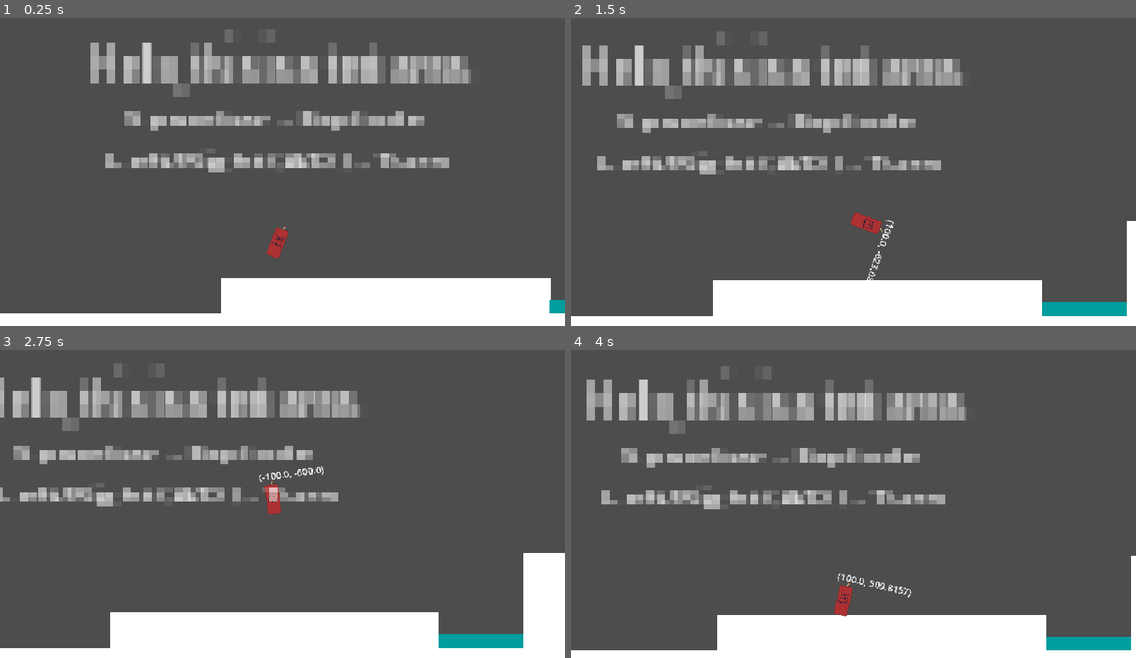
Above: before the commit, frames 1-4 (two rows, left to right).
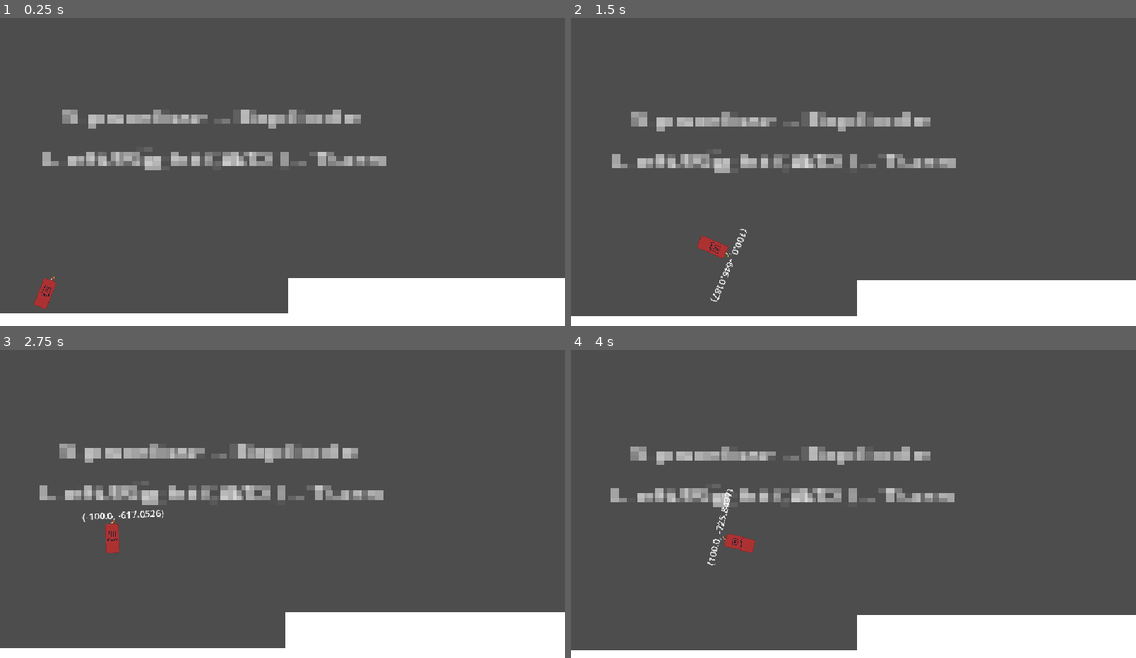
Above: after the commit, the same moments.

Repository: ilgalov/kamekadze
Game: Godot game, scene res://scene/game.tscn
The game is run twice, just before and just after one commit, with the same random seed, the same clock (stepped at 60 frames per second) and the same inputs.
Inputs:
- Up to frame 1 (0.25 s): no input
- Up to frame 2 (1.5 s): tap Enter (ui_accept) at 0.5, 0.6, 0.77, 1.07, 1.35 s; hold Right (ui_right) 0.53-1.28 s; hold Left (ui_left) from 1.28 s (still down)
- Up to frame 3 (2.75 s): tap Enter (ui_accept) at 1.52, 1.82, 2.1 s; release Left (ui_left) at 2.03 s; hold Right (ui_right) from 2.03 s (still down)
- Up to frame 4 (4 s): tap Enter (ui_accept) at 2.85, 3.02, 3.32, 3.6, 3.77 s; release Right (ui_right) at 3.53 s; hold Left (ui_left) from 3.53 s (still down)

The runs differ from the first frame. In frame 1, 12% of the frame differs, in the area x 6-100%, y 3-96%; in frame 2, 15%; in frame 3, 17%, in the area x 0-100%, y 4-97%; in frame 4, 15%.

Commit message:
Start game
Started making the beginning of the game

Diff:
--- a/player/player_tnt.tscn
+++ b/player/player_tnt.tscn
@@ -51,6 +51,10 @@
 radius = 10.999581
 height = 50.0
 
+[sub_resource type="CapsuleShape2D" id="CapsuleShape2D_6v4js"]
+radius = 14.0
+height = 56.0
+
 [sub_resource type="CapsuleShape2D" id="CapsuleShape2D_cmeql"]
 radius = 11.0
 height = 50.0
@@ -80,6 +84,12 @@
 position = Vector2(0, 3)
 scale = Vector2(1.05, 1)
 shape = SubResource("CapsuleShape2D_8q1fo")
+
+[node name="Save" type="Area2D" parent="." unique_id=1861574165]
+
+[node name="CollisionShape2D" type="CollisionShape2D" parent="Save" unique_id=523712591]
+position = Vector2(0, 3)
+shape = SubResource("CapsuleShape2D_6v4js")
 
 [node name="colider" type="Area2D" parent="." unique_id=1795649480]
 collision_mask = 4
@@ -112,18 +122,21 @@
 
 [node name="Boom" type="AudioStreamPlayer2D" parent="." unique_id=1667062682]
 stream = ExtResource("4_ghfsp")
-volume_db = -5.0
+volume_db = -7.0
 
 [node name="reloud" type="AudioStreamPlayer2D" parent="." unique_id=1625328889]
 stream = ExtResource("5_cmeql")
 volume_db = 2.0
 
 [node name="Label" type="Label" parent="." unique_id=1330072436]
-offset_left = -19.0
+offset_left = -49.0
 offset_top = -48.0
-offset_right = 21.0
+offset_right = -9.0
 offset_bottom = -25.0
+horizontal_alignment = 1
+vertical_alignment = 1
 
+[connection signal="area_entered" from="Save" to="." method="_on_save_area_entered"]
 [connection signal="area_entered" from="colider" to="." method="_on_colider_area_entered"]
 [connection signal="body_entered" from="jump" to="." method="_on_area_2d_body_entered"]
 [connection signal="body_exited" from="jump" to="." method="_on_jump_body_exited"]
--- a/player/script/player_tnt.gd
+++ b/player/script/player_tnt.gd
@@ -4,14 +4,13 @@
 var jump_count = 0
 var jump = false
 
-func _ready() -> void:
-	global_position = Global.spawn
+
 
 func _integrate_forces(state: PhysicsDirectBodyState2D) -> void:
 	if (Input.is_action_just_pressed("ui_accept") or jump) and jump_count > 0:
 		var xa = sign(global_position.x - $Marker_move.global_position.x)
 		var yu = sign($Marker_move.global_position.y - global_position.y)
-		var no_gravity = linear_velocity.y / 2 if linear_velocity.y > 0 else 0
+		var no_gravity = linear_velocity.y if linear_velocity.y > 0 else 0
 		apply_impulse(Vector2(100 * xa, -600 * yu - no_gravity))
 		$Boom.play()
 		$Camera2D.shake(0.2)
@@ -40,4 +39,8 @@
 	call_deferred("reloud")
 
 func reloud():
-	get_tree().reload_current_scene()
+	global_position = Global.spawn
+
+
+func _on_save_area_entered(area: Area2D) -> void:
+	pass # Replace with function body.
--- a/project.godot
+++ b/project.godot
@@ -15,7 +15,7 @@
 [application]
 
 config/name="kamekadze"
-run/main_scene="uid://b28mymkxpotkt"
+run/main_scene="uid://b0gojnvhbfmci"
 config/features=PackedStringArray("4.6", "GL Compatibility")
 config/icon="res://icon.svg"
 
@@ -59,6 +59,7 @@
 2d_physics/layer_1="tnt"
 2d_physics/layer_2="wall"
 2d_physics/layer_3="water"
+2d_physics/layer_4="savepoint"
 
 [rendering]
 
--- a/scene/game.tscn
+++ b/scene/game.tscn
@@ -1,95 +1,76 @@
-[gd_scene format=3 uid="uid://b28mymkxpotkt"]
+[gd_scene format=3 uid="uid://b0gojnvhbfmci"]
 
 [ext_resource type="PackedScene" uid="uid://b6e3o4ryjkd7l" path="res://static/wall.tscn" id="1_dbls1"]
 [ext_resource type="PackedScene" uid="uid://8tipul0mg5qk" path="res://player/player_tnt.tscn" id="2_33cqm"]
 [ext_resource type="PackedScene" uid="uid://dcr58so575tea" path="res://static/water.tscn" id="3_33cqm"]
 [ext_resource type="PackedScene" uid="uid://6a65es271nxm" path="res://static/save_point.tscn" id="4_xwcet"]
 
-[node name="game" type="Node2D" unique_id=709406384]
+[node name="Game" type="Node2D" unique_id=1619006491]
 
-[node name="StaticBody2D" parent="." unique_id=426777202 instance=ExtResource("1_dbls1")]
-position = Vector2(3, 519)
-scale = Vector2(2.5800004, 0.81999874)
-
-[node name="StaticBody2D2" parent="." unique_id=1736426961 instance=ExtResource("1_dbls1")]
-position = Vector2(1498, -599)
-rotation = 1.5707964
-scale = Vector2(0.4200012, 0.5799997)
-
-[node name="StaticBody2D8" parent="." unique_id=1202315901 instance=ExtResource("1_dbls1")]
-position = Vector2(2390, -597)
-rotation = 1.5707964
-scale = Vector2(0.4200012, 0.5799997)
-
-[node name="StaticBody2D9" parent="." unique_id=1100460950 instance=ExtResource("1_dbls1")]
-position = Vector2(2189, -404)
-rotation = 1.5707964
-scale = Vector2(0.6600003, 14.460002)
-
-[node name="StaticBody2D4" parent="." unique_id=596194777 instance=ExtResource("1_dbls1")]
-position = Vector2(490, 458)
-scale = Vector2(0.29158887, 1.601432)
-
-[node name="StaticBody2D6" parent="." unique_id=1040647461 instance=ExtResource("1_dbls1")]
-position = Vector2(2189, -388)
-rotation = 3.1415927
-scale = Vector2(0.29158887, 0.40143183)
-
-[node name="StaticBody2D7" parent="." unique_id=1046466280 instance=ExtResource("1_dbls1")]
-position = Vector2(2389, -583.00006)
-rotation = 3.1415927
-scale = Vector2(0.47, 0.401)
-
-[node name="StaticBody2D5" parent="." unique_id=1465633851 instance=ExtResource("1_dbls1")]
-position = Vector2(1193, 357)
-rotation = 6.2831855
-scale = Vector2(0.2340901, 4.176939)
-
-[node name="player_tnt" parent="." unique_id=54438833 instance=ExtResource("2_33cqm")]
-position = Vector2(614.0001, 369.00006)
-rotation = 0.37347364
-
-[node name="Label" type="Label" parent="." unique_id=2092429065]
-offset_left = -139.0
-offset_top = 16.0
-offset_right = -9.0
-offset_bottom = 65.70416
-scale = Vector2(11.264239, 18.429537)
-theme_override_font_sizes/font_size = 5
-text = "Hello, this is a test area.
-"
-horizontal_alignment = 1
-
-[node name="Label2" type="Label" parent="." unique_id=1962924415]
-offset_left = 292.0
-offset_top = 160.0
-offset_right = 345.0
-offset_bottom = 209.70416
+[node name="Label2" type="Label" parent="." unique_id=1558818289]
+offset_left = 71.0
+offset_top = 157.00002
+offset_right = 124.0
+offset_bottom = 179.8272
 scale = Vector2(10.948557, 6.4835)
 theme_override_font_sizes/font_size = 5
 text = "Spacebar - Explode
 Left/Right (A/D) - Turn"
 horizontal_alignment = 1
 
-[node name="Water" parent="." unique_id=119407617 instance=ExtResource("3_33cqm")]
-position = Vector2(2189, -382)
-scale = Vector2(0.51998043, 1)
+[node name="Label3" type="Label" parent="." unique_id=898313392]
+offset_left = 1487.0
+offset_top = 128.0
+offset_right = 1540.0
+offset_bottom = 150.0
+scale = Vector2(10.948557, 6.4835)
+theme_override_font_sizes/font_size = 5
+text = "Can't jump over?"
+horizontal_alignment = 1
 
-[node name="Water5" parent="." unique_id=1092534127 instance=ExtResource("3_33cqm")]
+[node name="Label4" type="Label" parent="." unique_id=406227730]
+offset_left = 2189.0
+offset_top = 128.0
+offset_right = 2242.0
+offset_bottom = 150.82718
+scale = Vector2(10.948557, 6.4835)
+theme_override_font_sizes/font_size = 5
+text = "Wow, what a hop!"
+horizontal_alignment = 1
+
+[node name="Water5" parent="." unique_id=2051936921 instance=ExtResource("3_33cqm")]
 position = Vector2(1049, 496)
 scale = Vector2(1.775, 1)
 
-[node name="Water2" parent="." unique_id=780892166 instance=ExtResource("3_33cqm")]
-position = Vector2(2330, -224)
-scale = Vector2(0.45238486, 1)
+[node name="Water6" parent="." unique_id=119407617 instance=ExtResource("3_33cqm")]
+position = Vector2(1637.0001, 410)
+scale = Vector2(3.833605, 5.733091)
 
-[node name="Water3" parent="." unique_id=1703720324 instance=ExtResource("3_33cqm")]
-position = Vector2(2189, -71)
-scale = Vector2(0.51998043, 1)
+[node name="StaticBody2D" parent="." unique_id=1736426961 instance=ExtResource("1_dbls1")]
+position = Vector2(-2, 519)
+scale = Vector2(2.5800004, 0.81999874)
 
-[node name="Water4" parent="." unique_id=832301275 instance=ExtResource("3_33cqm")]
-position = Vector2(2330, 98)
-scale = Vector2(0.455, 1)
+[node name="StaticBody2D4" parent="." unique_id=1195108030 instance=ExtResource("1_dbls1")]
+position = Vector2(490, 458)
+scale = Vector2(0.29158887, 1.601432)
+
+[node name="StaticBody2D5" parent="." unique_id=2002259716 instance=ExtResource("1_dbls1")]
+position = Vector2(1193, 357)
+rotation = 6.2831855
+scale = Vector2(0.2340901, 4.176939)
+
+[node name="StaticBody2D6" parent="." unique_id=147706062 instance=ExtResource("1_dbls1")]
+position = Vector2(1920, 357)
+rotation = 6.2831855
+scale = Vector2(0.2340901, 4.176939)
+
+[node name="StaticBody2D7" parent="." unique_id=1100331606 instance=ExtResource("1_dbls1")]
+position = Vector2(2254, 250)
+scale = Vector2(0.2340901, 7.558594)
+
+[node name="player_tnt" parent="." unique_id=1480681120 instance=ExtResource("2_33cqm")]
+position = Vector2(78.00006, 453)
+rotation = 0.37347364
 
 [node name="SavePoint" parent="." unique_id=794719638 instance=ExtResource("4_xwcet")]
-position = Vector2(2084, -404)
+position = Vector2(1265, 357)
--- /dev/null
+++ b/scene/test.tscn
@@ -0,0 +1,73 @@
+[gd_scene format=3 uid="uid://b28mymkxpotkt"]
+
+[ext_resource type="PackedScene" uid="uid://b6e3o4ryjkd7l" path="res://static/wall.tscn" id="1_u3ux8"]
+[ext_resource type="PackedScene" uid="uid://8tipul0mg5qk" path="res://player/player_tnt.tscn" id="2_1ifl7"]
+[ext_resource type="PackedScene" uid="uid://dcr58so575tea" path="res://static/water.tscn" id="3_hngkw"]
+[ext_resource type="PackedScene" uid="uid://6a65es271nxm" path="res://static/save_point.tscn" id="4_pb23w"]
+
+[node name="test" type="Node2D" unique_id=709406384]
+
+[node name="StaticBody2D" parent="." unique_id=426777202 instance=ExtResource("1_u3ux8")]
+position = Vector2(3, 519)
+scale = Vector2(2.5800004, 0.81999874)
+
+[node name="StaticBody2D2" parent="." unique_id=1736426961 instance=ExtResource("1_u3ux8")]
+position = Vector2(1498, -599)
+rotation = 1.5707964
+scale = Vector2(0.4200012, 0.5799997)
+
+[node name="StaticBody2D8" parent="." unique_id=1202315901 instance=ExtResource("1_u3ux8")]
+position = Vector2(2390, -597)
+rotation = 1.5707964
+scale = Vector2(0.5400012, 0.5799997)
+
+[node name="StaticBody2D9" parent="." unique_id=1100460950 instance=ExtResource("1_u3ux8")]
+position = Vector2(2189, -404)
+rotation = 1.5707964
+scale = Vector2(0.6600003, 14.460002)
+
+[node name="StaticBody2D4" parent="." unique_id=596194777 instance=ExtResource("1_u3ux8")]
+position = Vector2(490, 458)
+scale = Vector2(0.29158887, 1.601432)
+
+[node name="StaticBody2D6" parent="." unique_id=1040647461 instance=ExtResource("1_u3ux8")]
+position = Vector2(2189, -388)
+rotation = 3.1415927
+scale = Vector2(0.29158887, 0.40143183)
+
+[node name="StaticBody2D7" parent="." unique_id=1046466280 instance=ExtResource("1_u3ux8")]
+position = Vector2(2389, -583.00006)
+rotation = 3.1415927
+scale = Vector2(0.47, 0.401)
+
+[node name="StaticBody2D5" parent="." unique_id=1465633851 instance=ExtResource("1_u3ux8")]
+position = Vector2(1193, 357)
+rotation = 6.2831855
+scale = Vector2(0.2340901, 4.176939)
+
+[node name="player_tnt" parent="." unique_id=54438833 instance=ExtResource("2_1ifl7")]
+position = Vector2(614.0001, 369.00006)
+rotation = 0.37347364
+
+[node name="Water" parent="." unique_id=119407617 instance=ExtResource("3_hngkw")]
+position = Vector2(2189, -382)
+scale = Vector2(0.51998043, 1)
+
+[node name="Water5" parent="." unique_id=1092534127 instance=ExtResource("3_hngkw")]
+position = Vector2(1049, 496)
+scale = Vector2(1.775, 1)
+
+[node name="Water2" parent="." unique_id=780892166 instance=ExtResource("3_hngkw")]
+position = Vector2(2330, -224)
+scale = Vector2(0.45238486, 1)
+
+[node name="Water3" parent="." unique_id=1703720324 instance=ExtResource("3_hngkw")]
+position = Vector2(2189, -71)
+scale = Vector2(0.51998043, 1)
+
+[node name="Water4" parent="." unique_id=832301275 instance=ExtResource("3_hngkw")]
+position = Vector2(2330, 98)
+scale = Vector2(0.455, 1)
+
+[node name="SavePoint" parent="." unique_id=794719638 instance=ExtResource("4_pb23w")]
+position = Vector2(2084, -404)
--- a/script/Global.gd
+++ b/script/Global.gd
@@ -1,3 +1,3 @@
 extends Node
 
-var spawn: Vector2 = Vector2(587, 367)
+var spawn: Vector2 = Vector2(56.0, 398.0)
--- a/static/save_point.tscn
+++ b/static/save_point.tscn
@@ -11,7 +11,7 @@
 
 [sub_resource type="CapsuleShape2D" id="CapsuleShape2D_wvpmc"]
 radius = 9.0
-height = 20.0
+height = 72.154465
 
 [node name="SavePoint" type="StaticBody2D" unique_id=794719638]
 script = SubResource("GDScript_wvpmc")
@@ -40,6 +40,7 @@
 
 [node name="CollisionShape2D" type="CollisionShape2D" parent="Area2D" unique_id=451850164]
 position = Vector2(9, -10)
+scale = Vector2(1, 9.84)
 shape = SubResource("CapsuleShape2D_wvpmc")
 
 [connection signal="body_entered" from="Area2D" to="." method="_on_area_2d_body_entered"]
